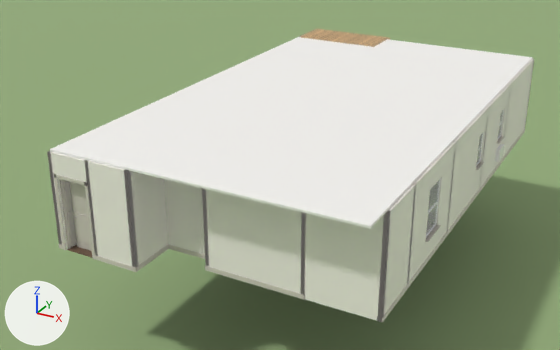
Before and after pictures for a commit that changed the Blender file out/unit.blend.
The view is the same before and after, from a 50 mm camera at (13.77, -26.49, 10.03) aimed at (3.25, -7.36, 0.46). The axes (+X, +Y, +Z) are drawn at lower left. The lights are the same throughout. The older version comes first.

The first picture shows 'ceiling', 'deck', 'glass', 'grass', 'lvp', 'trim', 'wall' and 2 more.
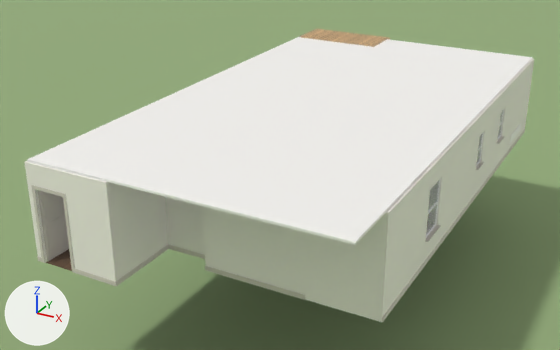
The edits, one by one:
me_wall is used by ob_wall; location (0.0, 0.0, 0.0).
me_wall had 504 vertices, 378 faces and spanned x -0.05..8.71, y -13.46..1.39, z 0.0..2.74.
me_wall now has 504 vertices, 378 faces and spans x -0.05..8.71, y -14.23..1.4, z 0.0..2.74.
me_wall part 1: the loose piece of 8 vertices spanning x -0.05..0.18, y -13.46..-13.36, z 0.0..2.74 is moved by (0.0, -0.76, 0.0).
me_wall part 2: the loose piece of 8 vertices spanning x 0.18..1.1, y -13.46..-13.36, z 2.07..2.74 is moved by (0.0, -0.76, 0.0).
me_wall part 3: the loose piece of 8 vertices spanning x 1.1..2.49, y -13.46..-13.36, z 0.0..2.74 is moved by (0.0, -0.76, 0.0).
me_wall part 4: the loose piece of 8 vertices spanning x 1.17..1.27, y -13.46..-13.17, z 0.0..2.74 is scaled about its middle by (1.01, 3.98, 1), then moved by (0.0, -0.32, 0.0).
me_wall part 5: 12 of 504 vertices moved; they spanned x -0.05..2.49, y -13.46..-13.17, z 0.0..2.74 and now span x -0.05..2.49, y -14.23..-13.05, z 0.0..2.74; mean shift (0.0, -0.47, 0.0); largest move (0.05, -13.46, 2.74) -> (0.05, -14.23, 2.74).
Other edits to the shape of me_wall do not show in these pictures.
me_ceiling is used by ob_ceiling; location (0.0, 0.0, 0.0).
Before the commit, vertices of me_ceiling: 2 (8.66, -13.41, 2.74) at pixel (370, 228), 3 (0.0, -13.41, 2.74) at pixel (50, 151), 6 (8.66, -13.41, 2.8) at pixel (370, 226), 7 (0.0, -13.41, 2.8) at pixel (49, 149).
me_ceiling had 16 vertices, 12 faces and spanned x 0.0..8.66, y -13.41..1.34, z 2.74..2.8.
me_ceiling now has 16 vertices, 12 faces and spans x 0.0..8.66, y -14.17..1.34, z 2.74..2.81.
Part 6, on me_ceiling:
Vertices 2, 3, 6, 7 of me_ceiling move by (0.0, -0.76, 0.0).
me_trim is used by ob_trim; location (0.0, 0.0, 0.0).
me_trim had 1792 vertices, 1344 faces and spanned x -0.07..8.79, y -13.48..1.47, z 0.0..2.23.
me_trim now has 1792 vertices, 1344 faces and spans x -0.07..8.79, y -14.24..1.47, z 0.0..2.23.
me_trim part 7: the loose piece of 8 vertices spanning x -0.05..0.18, y -13.48..-13.46, z 0.0..0.12 is moved by (0.0, -0.76, 0.0).
me_trim part 8: the loose piece of 8 vertices spanning x 0.09..0.18, y -13.48..-13.46, z 0.0..2.16 is moved by (0.0, -0.76, 0.0).
me_trim part 9: the loose piece of 8 vertices spanning x 1.1..1.19, y -13.48..-13.46, z 0.0..2.16 is moved by (0.0, -0.76, 0.0).
me_trim part 10: the loose piece of 8 vertices spanning x 0.09..1.19, y -13.48..-13.46, z 2.07..2.16 is moved by (0.0, -0.76, 0.0).
me_trim part 11: the loose piece of 8 vertices spanning x 1.1..2.49, y -13.48..-13.46, z 0.0..0.12 is moved by (0.0, -0.76, 0.0).
me_trim part 12: 56 of the vertices in x -0.07..2.51, y -13.46..-12.51, z 0.0..2.06 are moved by (0.0, -0.76, 0.0).
me_trim part 13: all 20 vertices in x 0.32..0.41, y -13.21..-13.13, z 0.01..2.06 are moved by (0.12, 0.12, 0.0).
Other edits to the shape of me_trim do not show in these pictures.
me_lvp is used by ob_lvp; location (0.0, 0.0, 0.0).
Before the commit, vertices of me_lvp: 18 (1.22, -13.41, -0.03) at pixel (98, 259), 19 (0.0, -13.41, -0.03) at pixel (62, 248), 22 (1.22, -13.41, 0.0), 23 (0.0, -13.41, 0.0), 26 (2.44, -13.41, -0.03) at pixel (135, 271).
Before the commit, vertices of me_lvp: 27 (1.22, -13.41, -0.03) at pixel (98, 259), 30 (2.44, -13.41, 0.0), 31 (1.22, -13.41, 0.0).
me_lvp had 88 vertices, 66 faces and spanned x 0.0..8.66, y -13.41..1.34, z -0.03..0.0.
me_lvp now has 88 vertices, 66 faces and spans x 0.0..8.66, y -14.17..1.34, z -0.03..0.0.
Part 14, on me_lvp:
Vertices 18, 19, 22, 23, 26, 27, 30, 31 of me_lvp move by (0.0, -0.76, 0.0).

Where the change shows, as pixel boxes [x1, y1, x2, y2] in the pictures (560 x 350 px; the box of a moved part takes in the faces that stretch with it):
'ceiling', reshaped (8% taller): before [50, 37, 533, 229]; after [27, 37, 533, 245]
'wall', reshaped: before [47, 59, 534, 322]; after [24, 59, 534, 322]
'trim', reshaped (mostly hidden): before [54, 129, 525, 322]; after [31, 129, 525, 322]
'lvp', reshaped: before [67, 244, 92, 258]; after [46, 249, 72, 271]
part 1 of me_wall, moved or reshaped: before [48, 152, 68, 250]; after [28, 162, 47, 263]
part 2 of me_wall, moved or reshaped: before [54, 153, 85, 182]; after [32, 163, 63, 193]
part 3 of me_wall, moved or reshaped: before [82, 160, 138, 267]; after [60, 170, 119, 282]
part 4 of me_wall, moved or reshaped (not visible afterwards): before [85, 160, 98, 256]
part 5 of me_wall, moved or reshaped: before [47, 151, 168, 268]; after [24, 161, 168, 279]
part 6 of me_ceiling, moved or reshaped: before [50, 147, 417, 229]; after [27, 147, 417, 245]
part 7 of me_trim, moved or reshaped: before [59, 244, 66, 250]; after [37, 257, 45, 263]
part 8 of me_trim, moved or reshaped: before [54, 174, 66, 246]; after [31, 185, 45, 260]
part 9 of me_trim, moved or reshaped: before [85, 185, 95, 255]; after [62, 193, 75, 269]
part 10 of me_trim, moved or reshaped: before [54, 174, 88, 186]; after [34, 186, 63, 197]
part 11 of me_trim, moved or reshaped: before [92, 255, 136, 272]; after [72, 268, 116, 286]
part 12 of me_trim, moved or reshaped: before [59, 179, 169, 272]; after [37, 190, 169, 286]
part 13 of me_trim, moved or reshaped (not visible afterwards): before [70, 182, 92, 251]
